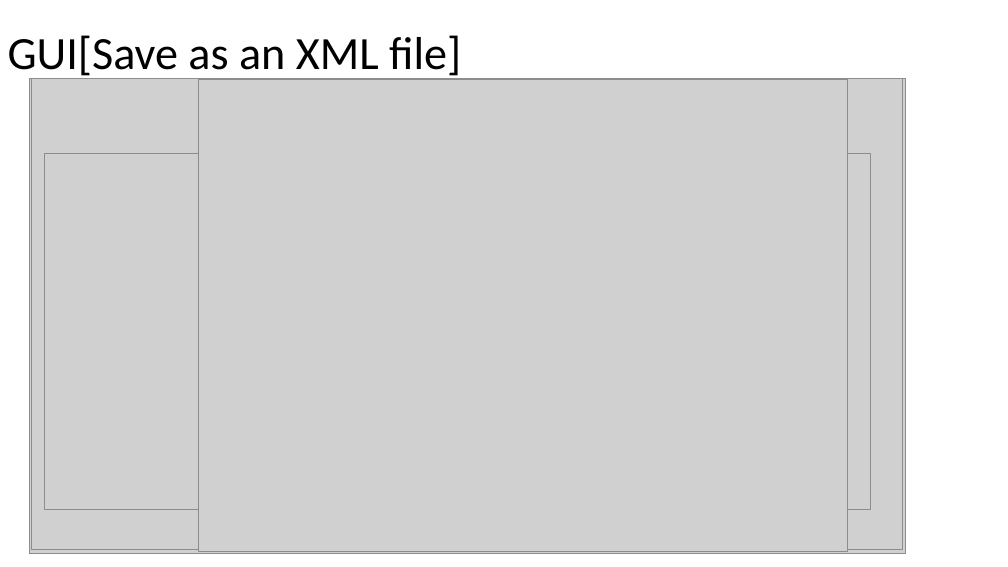
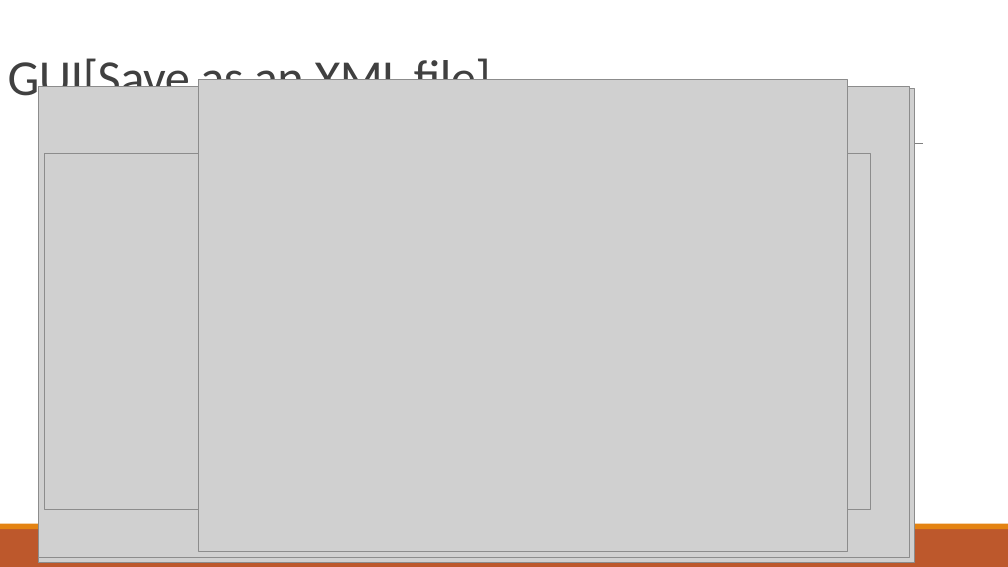
Before and after one commit to MRMRMRMayInternship/metarial, a slide deck: slide 12 of srs/Report.pptx (slide 11 before the commit). Drawn at 1008x567 pixels with LibreOffice and Linux fonts; fonts in the diff are those of the drawing; grey boxes stand for pictures. Boxes give left, top, right and bottom in pixels: in the first picture for what was removed or moved away, otherwise in the second. Text is boxed around its words. In the diff, an @@ line names an element or a change of style, - is before the commit and + after.

```diff
--- a/srs/Report.pptx
+++ b/srs/Report.pptx
@@ title "GUI[Save as an XML file]" at bbox=[8, 54, 491, 107]: size 44 to 48 pt, text colour #000000 to #404040, letter spacing 0 to -0.5 pt; line spacing 0.9 to 0.85; vertical alignment middle to bottom @@
@@ picture removed at bbox=[36, 82, 900, 550] @@
@@ picture: place and size @@
-picture at bbox=[32, 78, 902, 550]
+picture at bbox=[39, 86, 909, 558]
@@ picture: place and size @@
-picture at bbox=[29, 79, 906, 554]
+picture at bbox=[39, 88, 915, 563]
@@ picture: place and size @@
-picture at bbox=[29, 89, 886, 554]
+picture at bbox=[39, 90, 895, 554]
@@ line added from (99, 144) to (923, 144), #808080 0.5 pt @@
@@ rectangle added at bbox=[0, 529, 1008, 567], fill #BD582C @@
@@ rectangle added at bbox=[0, 524, 1008, 529], fill #E48312 @@
```
Also in this commit, not shown: 15 other slides changed, 3 slides added, 2 slides removed, 6 other files.
